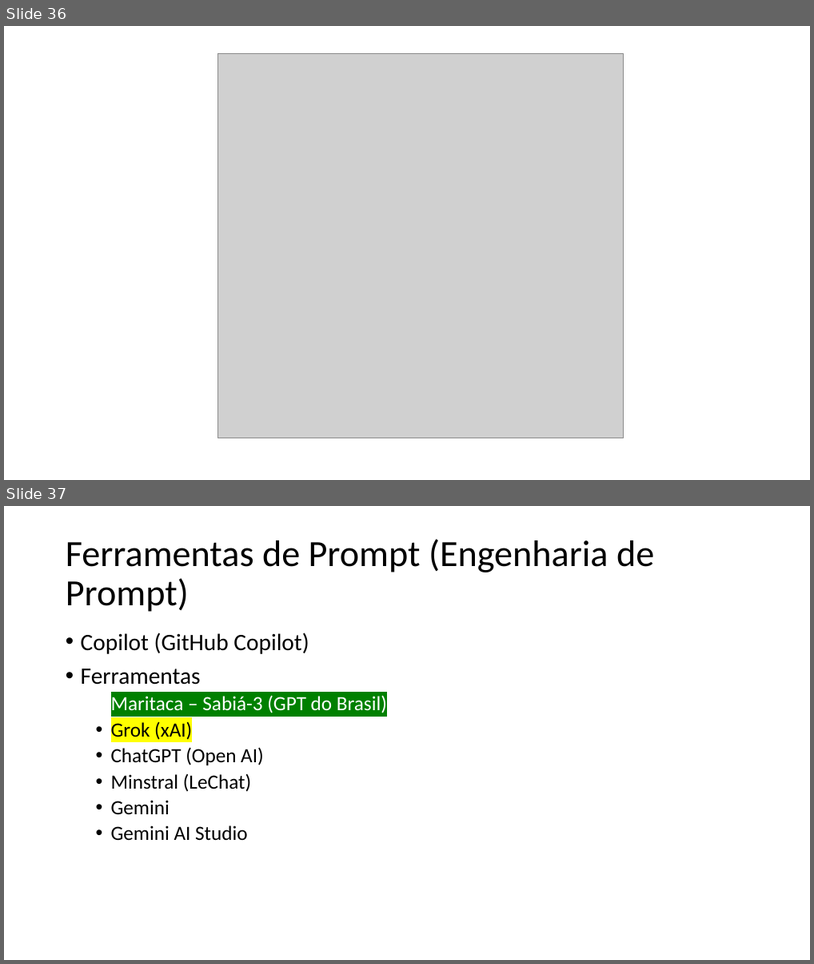
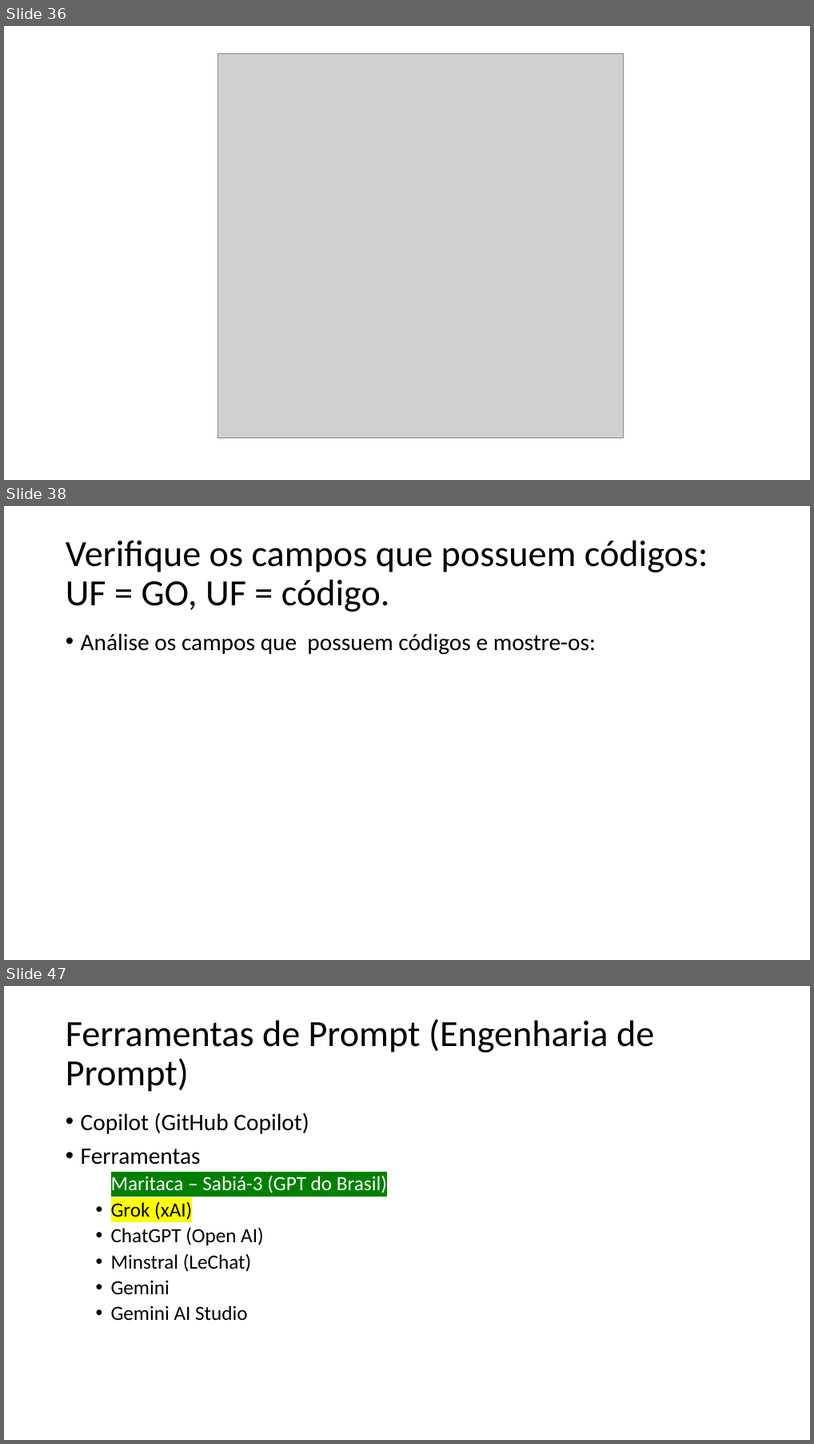
Before and after one commit to romulodf-cesar/etl_senso2015, a slide deck: Git e GitHub.pptx. Shown one above the other, each under a label of ours: slides 36 and 37 before the commit, slides 36, 38 and 47 after it; the slides between them are not shown. The pictures are 814x964 and 814x1444 pixels, drawn with LibreOffice and Linux fonts; fonts in the diff are those of the drawing; grey boxes stand for pictures. Boxes give left, top, right and bottom in pixels: in the first picture for what was removed or moved away, otherwise in the second. Text is boxed around its words. In the diff, an @@ line names an element or a change of style, - is before the commit and + after.

```diff
--- a/Git e GitHub.pptx
+++ b/Git e GitHub.pptx
@@ slide 38 added at box(4, 506, 810, 960), background #FFFFFF @@
@@ title added at box(66, 540, 709, 612), 44 pt, text #000000 @@
+Verifique os campos que possuem códigos: UF = GO, UF = código.
@@ text added at box(81, 633, 596, 654), 28 pt, text #000000 @@
+• Análise os campos que possuem códigos e mostre-os:
@@ what was slide 37 is now slide 47 @@
```
Also in this commit, not shown: 9 other slides added, 1 other file.
